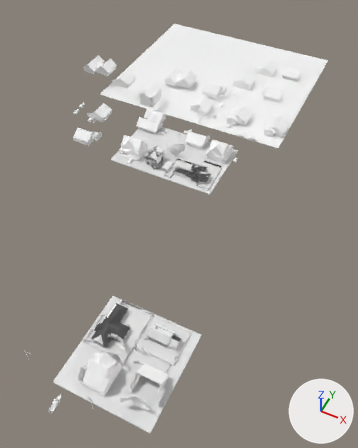
The glTF model assets/units/pd2_mod_hwu/architecture/hwu_backdrop/hwu_backdrop.glb as it was, and as the next commit left it.
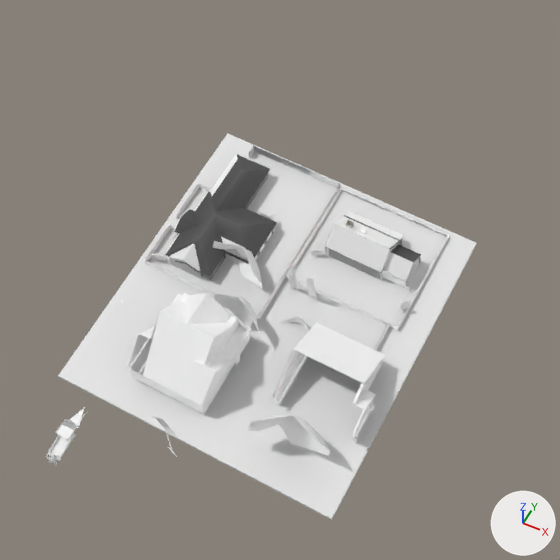
There are two pictures of each version: one whole from a camera (50 mm lens) standing at (50.4, -167.1, 266.0) and looking at (-69.3, 72.4, -33.4), one close up on the part from 9% to 65% of the width and 55% to 100% of the height. Arrows for +X, +Y and +Z are at lower right; the lights stay in place. Where no turn or scale is listed for an object, it has been applied to the vertices. Vertices at the same position are counted once.

Names of what the first close-up shows: 'c_box_09', 'c_convex_03', 'c_convex_05', 'g_backdrop_house_1', 'g_backdrop_house_4', 'g_backdrop_houses_2', 'g_backdrop_props', 'g_backdrop_trees_1', 'g_bushes_2', 's_s'.
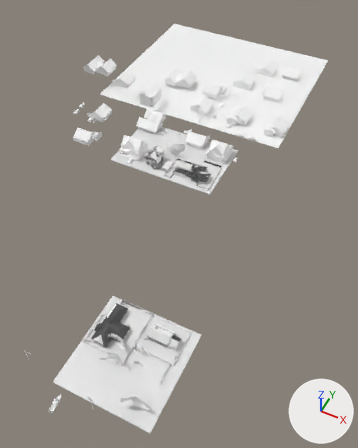
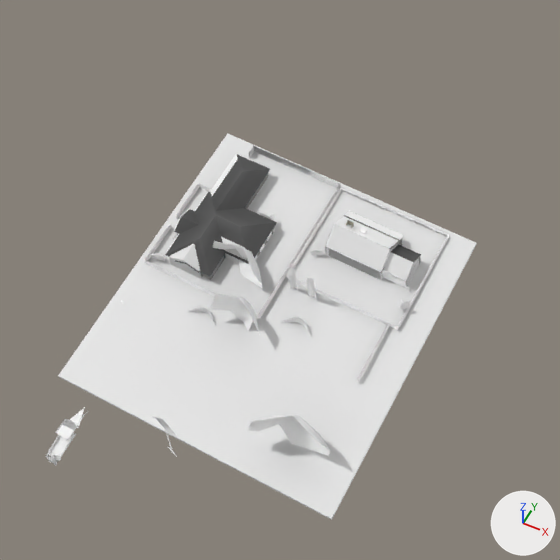
Commit message: backdrop house removal services

Where the change shows, as pixel boxes (x1, y1, x2, y2) in the close-ups (560 x 560 px):
's_s', reshaped: before (130, 146, 447, 414); after (166, 146, 447, 287)
'g_backdrop_houses_2', reshaped: before (46, 293, 385, 466); after (46, 300, 124, 466)
part 1 of me_g_backdrop_houses_2, deleted: before (128, 293, 385, 441)
part 2 of me_s_s, deleted: before (130, 323, 250, 414)
part 3 of me_s_s, deleted: before (143, 300, 232, 395)

The change, as a list of edits to the scene's bpy script:
```text
Change me_g_backdrop_houses_2:
    used by ob_g_backdrop_houses_2; location = (43.5, -124.9, 8.7)
    remove me_g_backdrop_houses_2.from_pydata(...)  # 318 vertices, 353 faces; spans x -106.8..-50.2, y 17.5..90.5, z -8.3..6.6
    add me_g_backdrop_houses_2.from_pydata(...)  # 104 vertices, 91 faces; spans x -106.8..-98.1, y 17.5..90.5, z -8.3..-2.9
    me_g_backdrop_houses_2 part 1: 12 loose pieces with 214 vertices, spanning x -95.7..-50.2, y 38.3..63.9, z -7.7..6.6, are deleted
Change me_s_s:
    where me_s_s.from_pydata(...)  # 212 vertices, 163 faces; spans x -110.0..-10.0, y -86.0..115.0, z 0.0..15.0
    used by ob_s_s; location = (0.0, 0.0, 0.0)
    me_s_s part 2: the loose piece of 12 vertices spanning x -52.0..-35.0, y -86.0..-68.0, z 1.0..11.0 is deleted
    me_s_s part 3: the loose piece of 7 vertices spanning x -50.0..-37.0, y -86.0..-71.0, z 0.0..15.0 is deleted
```
